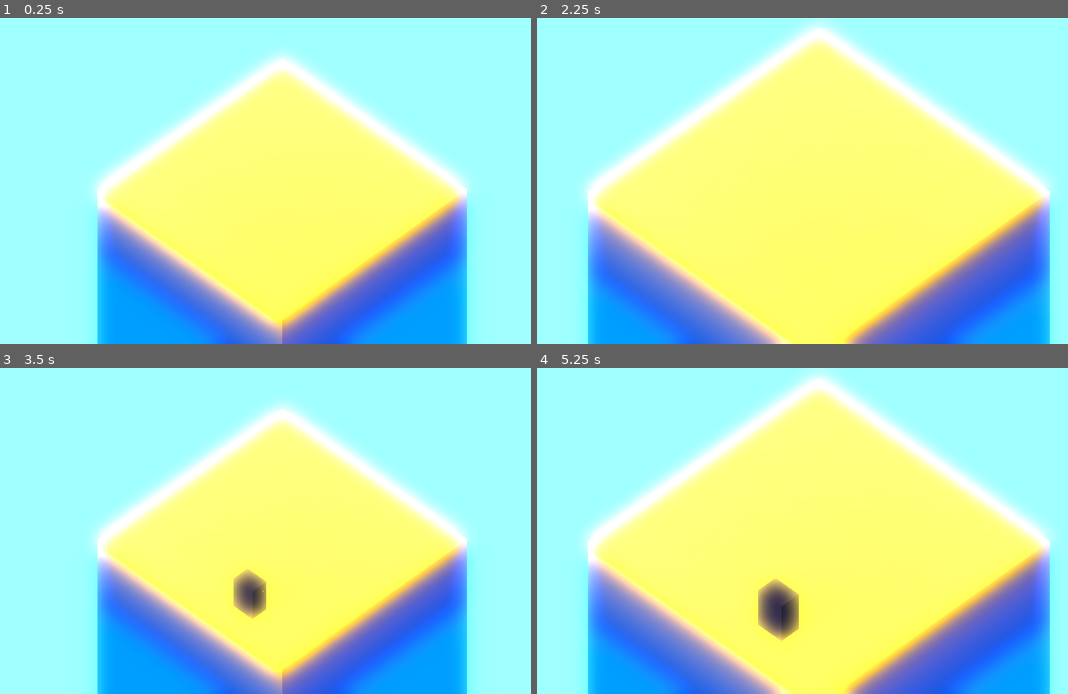
Above: before the commit, frames 1-4 (two rows, left to right).
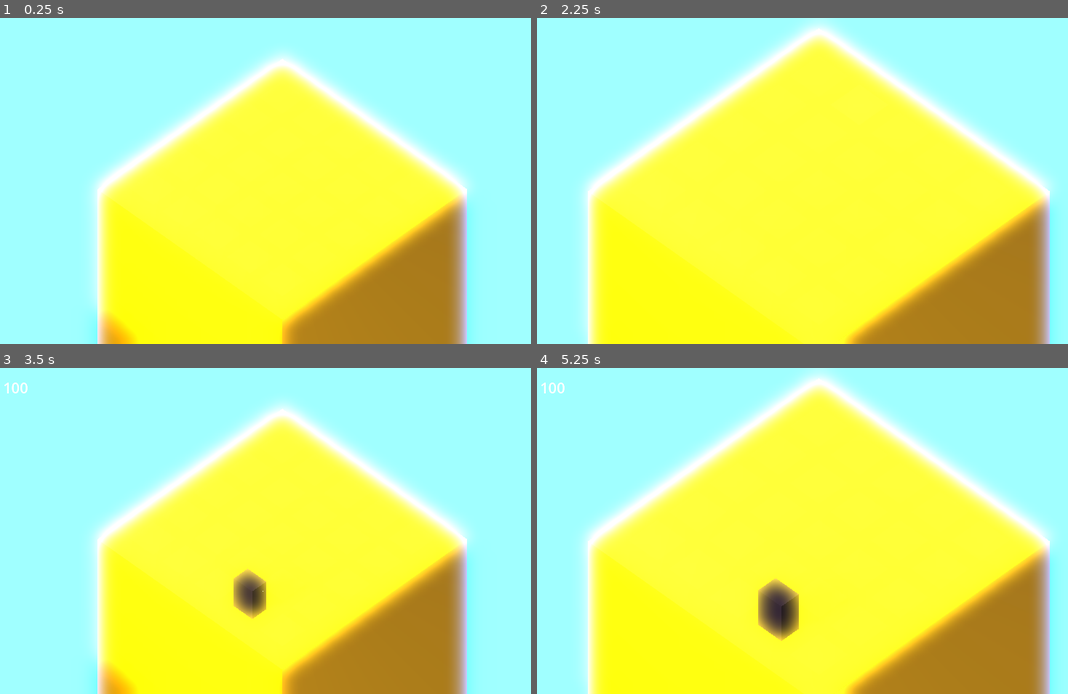
Above: after the commit, the same moments.

Repository: maroun-baydoun/will-it-scale
Game: Godot game, scene res://scenes/main.tscn
The game is run twice, just before and just after one commit, with the same random seed, the same clock (stepped at 60 frames per second) and the same inputs.
Inputs (mouse positions are in pixels of both pictures, inside the frame that each line leads up to):
- Up to frame 1 (0.25 s): no input
- Up to frame 2 (2.25 s): tap Enter at 0.5, 2 s; move the mouse to (951, 164) at 0.52 s; hold Mouse wheel up (zoom_in) 0.53-1.28 s; click (951, 164) at 0.67 s; tap Space at 1.25 s; move the mouse to (706, 197) at 1.27 s; tap Mouse wheel down (zoom_out) at 1.35 s; click (706, 197) at 1.42 s; move the mouse to (876, 109) at 2.02 s; hold Mouse wheel up (zoom_in) from 2.03 s (still down); click (876, 109) at 2.17 s
- Up to frame 3 (3.5 s): tap Space at 2.75 s; move the mouse to (254, 596) at 2.77 s; release Mouse wheel up (zoom_in) at 2.78 s; tap Mouse wheel down (zoom_out) at 2.85 s; click (254, 596) at 2.92 s
- Up to frame 4 (5.25 s): move the mouse to (993, 579) at 3.52 s; hold Mouse wheel up (zoom_in) 3.53-4.28 s; click (993, 579) at 3.67 s; tap Enter at 4.25 s; move the mouse to (648, 482) at 4.27 s; tap Mouse wheel down (zoom_out) at 4.35 s; click (648, 482) at 4.42 s; tap Space at 5 s; move the mouse to (850, 531) at 5.02 s; hold Mouse wheel up (zoom_in) from 5.03 s (still down); click (850, 531) at 5.17 s

The runs differ from the first frame. In frame 1, 47% of the frame differs, in the area x 16-88%, y 14-100%; in frame 2, 62%, in the area x 7-97%, y 5-100%; in frame 3, 47%; in frame 4, 62%.

Commit message:
Track total computing power

Diff:
--- a/scenes/main.tscn
+++ b/scenes/main.tscn
@@ -1,6 +1,7 @@
-[gd_scene load_steps=10 format=3 uid="uid://bmrweoufl1pbi"]
+[gd_scene load_steps=11 format=3 uid="uid://bmrweoufl1pbi"]
 
 [ext_resource type="Script" path="res://scripts/main.gd" id="1_nvayq"]
+[ext_resource type="PackedScene" uid="uid://cqi6wbtu3vlap" path="res://scenes/server-container.tscn" id="2_n07kn"]
 
 [sub_resource type="ProceduralSkyMaterial" id="ProceduralSkyMaterial_46v2u"]
 sky_horizon_color = Color(0.64625, 0.65575, 0.67075, 1)
@@ -26,8 +27,7 @@
 glow_hdr_scale = 0.0
 glow_hdr_luminance_cap = 2.3
 glow_map_strength = 0.0
-fog_enabled = true
-fog_light_color = Color(0, 0.341176, 0.909804, 1)
+fog_light_color = Color(0.211765, 0.486275, 1, 1)
 fog_sun_scatter = 0.82
 fog_height = -0.1
 fog_height_density = 3.0
@@ -77,6 +77,8 @@
 [node name="CollisionShape3D" type="CollisionShape3D" parent="Floor/StaticBody3D"]
 shape = SubResource("ConcavePolygonShape3D_tpmab")
 
+[node name="server_container" parent="Floor" instance=ExtResource("2_n07kn")]
+
 [node name="MeshInstance3D" type="MeshInstance3D" parent="."]
 transform = Transform3D(1, 0, 0, 0, 1, 0, 0, 0, 1, 0, -5.0061, 0)
 mesh = SubResource("BoxMesh_36swf")
@@ -99,3 +101,33 @@
 shadow_enabled = true
 shadow_opacity = 0.4
 omni_range = 19.8667
+
+[node name="CanvasLayer" type="CanvasLayer" parent="."]
+
+[node name="Control" type="Control" parent="CanvasLayer"]
+layout_mode = 3
+anchors_preset = 15
+anchor_right = 1.0
+anchor_bottom = 1.0
+grow_horizontal = 2
+grow_vertical = 2
+mouse_filter = 1
+
+[node name="MarginContainer" type="MarginContainer" parent="CanvasLayer/Control"]
+layout_mode = 1
+anchors_preset = 15
+anchor_right = 1.0
+anchor_bottom = 1.0
+grow_horizontal = 2
+grow_vertical = 2
+theme_override_constants/margin_left = 32
+theme_override_constants/margin_top = 32
+
+[node name="VBoxContainer" type="VBoxContainer" parent="CanvasLayer/Control/MarginContainer"]
+layout_mode = 2
+
+[node name="TotalComputingPowerLabel" type="Label" parent="CanvasLayer/Control/MarginContainer/VBoxContainer"]
+layout_mode = 2
+theme_override_font_sizes/font_size = 48
+
+[connection signal="computing_power_updated" from="Floor/server_container" to="." method="_on_server_container_computing_power_updated"]
--- /dev/null
+++ b/scenes/server-container.tscn
@@ -0,0 +1,6 @@
+[gd_scene load_steps=2 format=3 uid="uid://cqi6wbtu3vlap"]
+
+[ext_resource type="Script" path="res://scripts/server-container.gd" id="1_is5c0"]
+
+[node name="server_container" type="Node"]
+script = ExtResource("1_is5c0")
--- a/scenes/server.tscn
+++ b/scenes/server.tscn
@@ -1,4 +1,6 @@
-[gd_scene load_steps=6 format=3 uid="uid://o856665jjiuf"]
+[gd_scene load_steps=7 format=3 uid="uid://o856665jjiuf"]
+
+[ext_resource type="Script" path="res://scripts/server.gd" id="1_47tiv"]
 
 [sub_resource type="StandardMaterial3D" id="StandardMaterial3D_kk3fp"]
 resource_local_to_scene = true
@@ -26,6 +28,7 @@
 
 [node name="MeshInstance3D2" type="MeshInstance3D"]
 mesh = SubResource("BoxMesh_ec4he")
+script = ExtResource("1_47tiv")
 
 [node name="MeshInstance3D6" type="MeshInstance3D" parent="."]
 transform = Transform3D(0.0333333, 0, 0, 0, 0.0333333, 0, 0, 0, 0.0333333, -0.197423, 0.145569, 0)
--- a/scripts/main.gd
+++ b/scripts/main.gd
@@ -3,9 +3,11 @@
 @onready var _camera = $CameraContainer/Camera3D
 @onready var _camera_container = $CameraContainer
 @onready var _floor = $Floor
+@onready var server_container: ServerContiner = $Floor/server_container
 
 @onready var _server_scene: PackedScene = load("res://scenes/server.tscn")
 
+@onready var total_computing_power_label: Label = $CanvasLayer/Control/MarginContainer/VBoxContainer/TotalComputingPowerLabel
 
 const MAX_CAMERA_SIZE: int = 10
 
@@ -15,7 +17,6 @@
 	const Z = 0.015
 
 	var transforms = []
-
 
 
 	for i in range(-2, 3):
@@ -38,15 +39,12 @@
 
 
 func _on_click(origin):
-	var server = _server_scene.instantiate()
-	var server_height = server.mesh.size.y
-	server.transform.origin = origin
-	server.transform.origin.y = -server_height * 5
-	var tween = get_tree().create_tween()
-	tween.set_trans(Tween.TRANS_BACK)
-	tween.tween_property(server, "transform:origin:y", server_height  / 2, 0.5)
+	var server: Server = _server_scene.instantiate()
+	server_container.add_server(server)
+	server.appear(origin)
 
-	_floor.add_child(server)
+
+
 
 
 func _unhandled_input(event):
@@ -62,3 +60,8 @@
 	if event is InputEventMouseMotion:
 		if event.button_mask == MOUSE_BUTTON_MASK_MIDDLE:
 			_camera_container.rotate(Vector3(0, 1,0),event.relative.x * -0.002)
+
+
+
+func _on_server_container_computing_power_updated(computing_power) -> void:
+	total_computing_power_label.text = str(computing_power)
--- /dev/null
+++ b/scripts/server-container.gd
@@ -0,0 +1,14 @@
+extends Node
+class_name ServerContiner
+
+signal computing_power_updated(computing_power:int)
+
+var total_computing_power:int:
+	set(computing_power):
+		total_computing_power = computing_power
+		computing_power_updated.emit(total_computing_power)
+
+
+func add_server(server: Server):
+	total_computing_power += server.computing_power
+	add_child(server)
--- /dev/null
+++ b/scripts/server.gd
@@ -0,0 +1,21 @@
+extends MeshInstance3D
+
+class_name Server
+
+const INITIAL_COMPUTING_POWER: int = 100
+
+var computing_power: int = INITIAL_COMPUTING_POWER
+
+
+@onready var height: float = mesh.size.y
+
+
+
+func appear(origin: Vector3):
+	transform.origin = origin
+	transform.origin.y = -height
+
+	var tween = get_tree().create_tween()
+	tween.set_trans(Tween.TRANS_BOUNCE)
+
+	tween.tween_property(self, "transform:origin:y", height / 2, 0.5)
